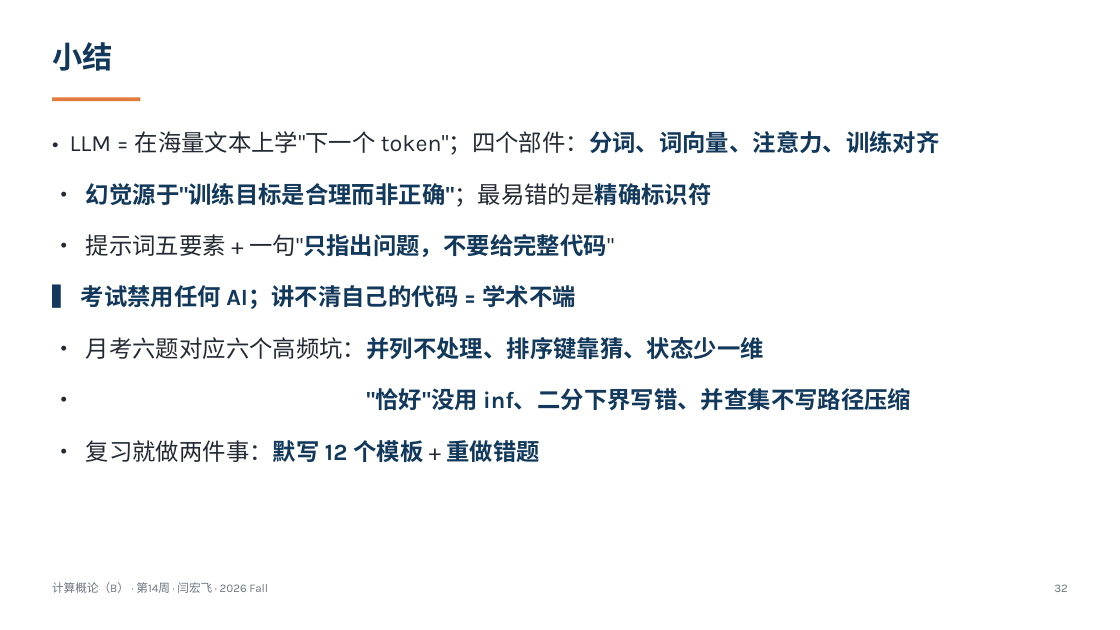
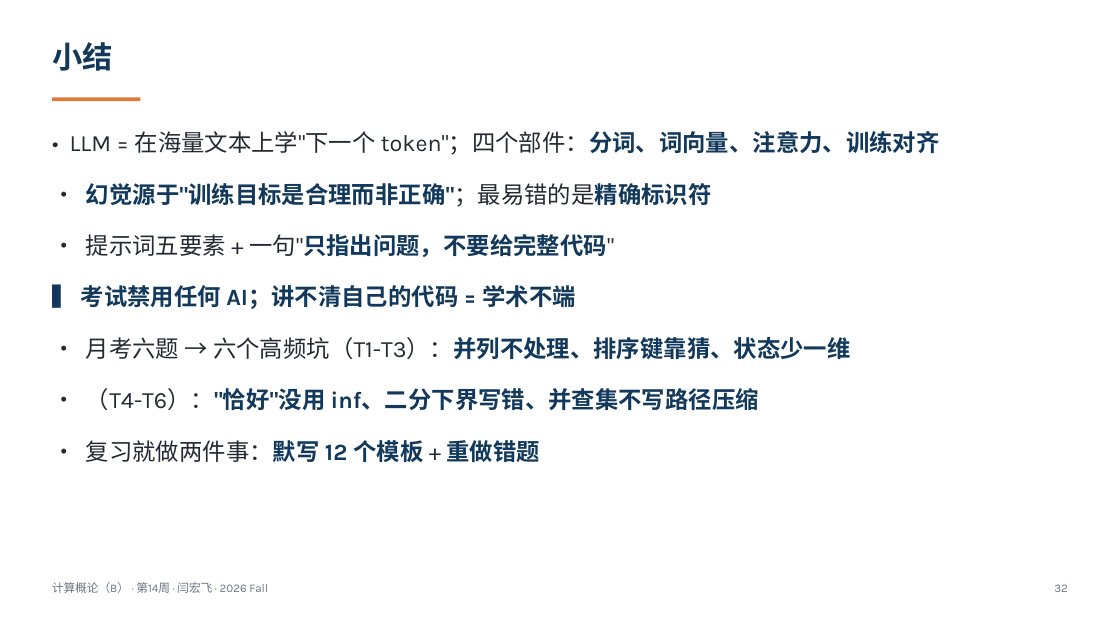
Before and after one commit to GMyhf/2026fall-cs101, a slide deck: slide 32 of courseware/202612_ADS_W14_AI_Literacy_Exam_Recap.pptx. Drawn at 1120x630 pixels with LibreOffice and Linux fonts; fonts in the diff are those of the drawing. Boxes give left, top, right and bottom in pixels: in the first picture for what was removed or moved away, otherwise in the second. Text is boxed around its words. In the diff, an @@ line names an element or a change of style, - is before the commit and + after.

```diff
--- a/courseware/202612_ADS_W14_AI_Literacy_Exam_Recap.pptx
+++ b/courseware/202612_ADS_W14_AI_Literacy_Exam_Recap.pptx
@@ text at bbox=[86, 337, 851, 410]: text changed @@
-• 月考六题对应六个高频坑：并列不处理、排序键靠猜、状态少一维
-• "恰好"没用 inf、二分下界写错、并查集不写路径压缩
+• 月考六题 → 六个高频坑（T1-T3）：并列不处理、排序键靠猜、状态少一维
+• （T4-T6）："恰好"没用 inf、二分下界写错、并查集不写路径压缩
```
Also in this commit, not shown: 23 other files.
